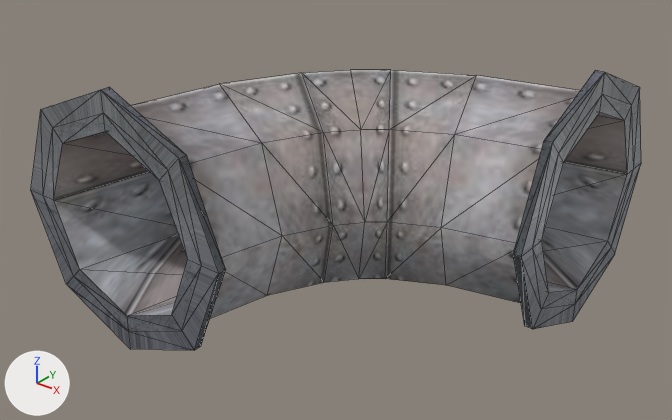
Renders of the glTF model packages/resources/glb/pipe/pipe_C.glb from each side of a commit.
Camera for both pictures: a camera (50 mm lens) standing at (10.03, -12.44, 10.11) and looking at (1.47, -1.74, 3.48). The axes (+X, +Y, +Z) are drawn at lower left. The lights are the same throughout. Mesh edges are drawn as thin lines. Where no turn or scale is listed for an object, it has been applied to the vertices. Vertices at the same position are counted once.

The older version as bpy lines, for what is in view:
```python
mat_材质_004 = bpy.data.materials.new('材质.004')
mat_材质_004.use_nodes = True; mat_材质_004.node_tree.nodes.clear()
_N = mat_材质_004.node_tree.nodes; _L = mat_材质_004.node_tree.links
n0 = _N.new('ShaderNodeBsdfPrincipled'); n0.name = 'Principled BSDF'
n0.inputs[1].default_value = 0.15  # 'Metallic'
n0.inputs[2].default_value = 0.732  # 'Roughness'
n1 = _N.new('ShaderNodeOutputMaterial'); n1.name = 'Material Output'
n2 = _N.new('ShaderNodeTexImage'); n2.name = 'Image Texture'
n2.image = img_6ff7306765a1f1c9ead8c3c480637853
n3 = _N.new('ShaderNodeNormalMap'); n3.name = 'Normal Map'
n3.uv_map = 'UVMap'
n3.inputs[0].default_value = 0.2  # 'Strength'
n4 = _N.new('ShaderNodeTexImage'); n4.name = 'Image Texture.001'
n4.image = img_f86a020anormalmap
_L.new(n0.outputs[0], n1.inputs[0])  # 'BSDF' to 'Surface'
_L.new(n2.outputs[0], n0.inputs[0])  # 'Color' to 'Base Color'
_L.new(n3.outputs[0], n0.inputs[5])  # 'Normal' to 'Normal'
_L.new(n4.outputs[0], n3.inputs[1])  # 'Color' to 'Color'
me_zhuti_031 = bpy.data.meshes.new('zhuti.031')
me_zhuti_031.from_pydata(...)  # 152 vertices, 304 faces; spans x -2.1..5.01, y -5.01..2.11, z 1.87..6.07
# faces by material slot: [176, 128]
me_zhuti_031.materials.append(mat_材质_004)
me_zhuti_031.materials.append(mat_材质_005)  # picture img_1f8addb7fd2e6dd3cb3d4b0103c0e9b4
ob_zhuti_c = bpy.data.objects.new('zhuti.C', me_zhuti_031)
ob_zhuti_c.location = (0.0, 0.0, 0.0)
```
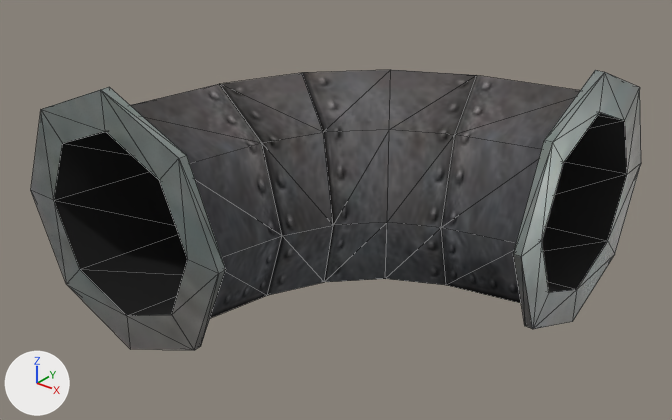
Changed parts and their boxes [x1, y1, x2, y2] in the pictures (672 x 420 px):
'zhuti.C', surface changed, reshaped: [31, 70, 641, 350] in both
part 1 of me_zhuti_031, cut back: [31, 70, 641, 350] in both
part 2 of me_zhuti_031, surface changed: [54, 70, 627, 318] in both
part 3 of me_zhuti_031, recoloured: [101, 70, 605, 348] in both

The change, as a list of edits to the scene's bpy script:
```text
Add img_pipe_normal:
    img_pipe_normal = load_image('pipe_normal', '_unpacked/pipe_normal', 250, 250, 'Non-Color')
Add img_pipe_texture_psd:
    img_pipe_texture_psd = load_image('pipe_texture.psd', '_unpacked/pipe_texture.psd', 250, 250, 'sRGB')
Add img_tiepi1_spec_tiepi1_occ:
    img_tiepi1_spec_tiepi1_occ = load_image('tiepi1_SPEC-tiepi1_OCC', '_unpacked/tiepi1_SPEC-tiepi1_OCC', 250, 250, 'Non-Color')
Change mat_材质_004:
    remove # nodes: BsdfPrincipled, NormalMap, OutputMaterial, TexImage x2
    remove # uses the picture img_6ff7306765a1f1c9ead8c3c480637853
    remove # uses the picture img_f86a020anormalmap
    nodes: BsdfPrincipled, NormalMap, OutputMaterial, SeparateColor, TexImage x3
    uses the picture img_pipe_normal
    uses the picture img_pipe_texture_psd
    uses the picture img_tiepi1_spec_tiepi1_occ
Change me_zhuti_031:
    used by ob_zhuti_c; location = (0.0, 0.0, 0.0)
    remove me_zhuti_031.from_pydata(...)  # 152 vertices, 304 faces; spans x -2.1..5.01, y -5.01..2.11, z 1.87..6.07
    add me_zhuti_031.from_pydata(...)  # 128 vertices, 256 faces; spans x -2.1..5.01, y -5.01..2.11, z 1.87..6.07
    me_zhuti_031 part 1
    24 vertices are removed from x -1.77..5.01, y -5.0..1.78, z 2.2..5.74
    96 faces are deleted
    48 new faces join them
    me_zhuti_031 part 2: 208 kept faces spanning x -2.1..5.01, y -5.01..2.11, z 1.87..6.07 get new texture (UV) coordinates
    me_zhuti_031 part 3: 64 faces spanning x -2.1..5.01, y -5.01..2.11, z 1.87..6.07 switch from mat_材质_005 (picture img_1f8addb7fd2e6dd3cb3d4b0103c0e9b4) to mat_材质_004
```
